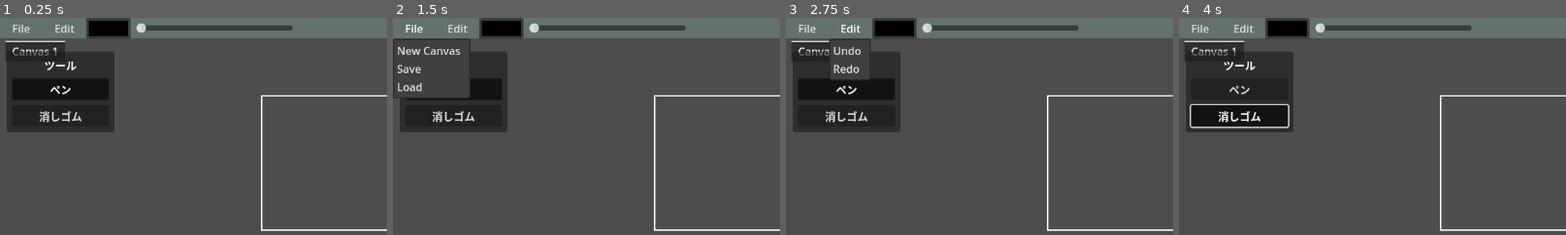
Above: before the commit, frames 1-4 (left to right).
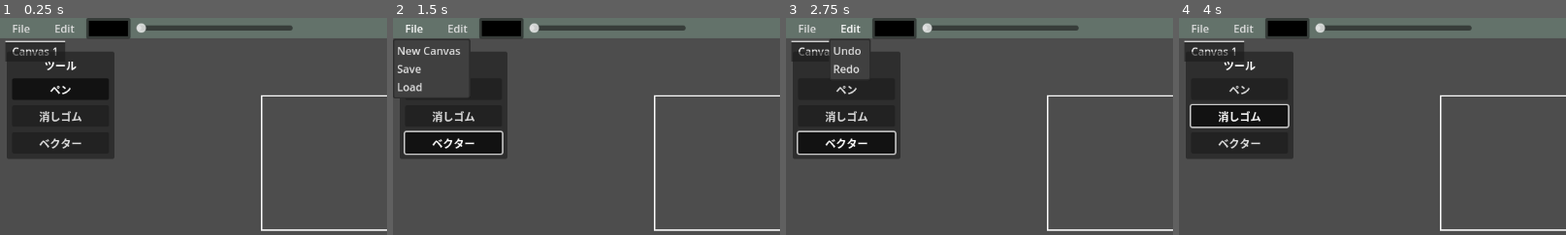
Above: after the commit, the same moments.

Repository: UnchiBurio/peintosoftGodot
Game: Godot game, scene res://Main.tscn
Two runs of this game, one before a commit and one after it. Both use one fixed random seed, a clock stepped at 60 frames per second and the inputs below.
Inputs (mouse positions are % of the whole screen's width and height, from its top left):
- Up to frame 1 (0.25 s): no input
- Up to frame 2 (1.5 s): click (8, 29) at 0.5 s, where only the run after the commit has a clickable "ベクター"; click "File" at 1.25 s
- Up to frame 3 (2.75 s): click "Edit" at 2 s
- Up to frame 4 (4 s): click "ペン" at 2.75 s; click "消しゴム" at 3.5 s
The pictures show only the part of the screen within x 0-50%, y 0-50%; the shares and areas given below are measured in that part.

The runs differ from the first frame. In frame 1, 3.3% of the frame differs, in the area x 1-30%, y 52-65%; in frame 2, 3.4%; in frame 3, 3.4%, in the area x 1-30%, y 31-65%; in frame 4, 3.3%.

Commit message:
Add vector drawing tool

Diff:
--- a/Main.gd
+++ b/Main.gd
@@ -10,6 +10,7 @@
 @onready var layer_manager = $VBoxContainer/LayerManagerScene
 @onready var brush_button: Button = $ToolWindow/MarginContainer/VBoxContainer/BrushButton
 @onready var eraser_button: Button = $ToolWindow/MarginContainer/VBoxContainer/EraserButton
+@onready var vector_button: Button = $ToolWindow/MarginContainer/VBoxContainer/VectorButton
 
 var active_paint_canvas: Node2D = null
 
@@ -20,7 +21,7 @@
 var canvas_counter := 0  # 新規キャンバスの連番用
 
 # ツールの状態
-enum Tool {BRUSH, ERASER}
+enum Tool {BRUSH, ERASER, VECTOR}
 var current_tool = Tool.BRUSH
 var tool_button_group: ButtonGroup
 
@@ -222,33 +223,40 @@
 func _on_eraser_button_pressed():
 	_set_tool(Tool.ERASER)
 
+func _on_vector_button_pressed():
+	_set_tool(Tool.VECTOR)
+
 func _set_tool(tool: Tool):
+	if current_tool == Tool.VECTOR and tool != Tool.VECTOR and active_paint_canvas and active_paint_canvas.has_method("cancel_vector_path"):
+		active_paint_canvas.cancel_vector_path()
 	current_tool = tool
 	_update_tool_buttons()
 
 func _setup_tool_buttons():
-	if !brush_button or !eraser_button:
+	if !brush_button or !eraser_button or !vector_button:
 		return
 
 	if brush_button.button_group:
 		tool_button_group = brush_button.button_group
 	elif eraser_button.button_group:
 		tool_button_group = eraser_button.button_group
+	elif vector_button.button_group:
+		tool_button_group = vector_button.button_group
 	else:
 		tool_button_group = ButtonGroup.new()
 
-	brush_button.toggle_mode = true
-	eraser_button.toggle_mode = true
-	brush_button.button_group = tool_button_group
-	eraser_button.button_group = tool_button_group
+	for button in [brush_button, eraser_button, vector_button]:
+		button.toggle_mode = true
+		button.button_group = tool_button_group
 	_update_tool_buttons()
 
 func _update_tool_buttons():
-	if !brush_button or !eraser_button:
+	if !brush_button or !eraser_button or !vector_button:
 		return
 
 	brush_button.button_pressed = current_tool == Tool.BRUSH
 	eraser_button.button_pressed = current_tool == Tool.ERASER
+	vector_button.button_pressed = current_tool == Tool.VECTOR
 
 func _on_canvas_updated():
 	if show_navigator:
--- a/Main.tscn
+++ b/Main.tscn
@@ -126,6 +126,13 @@
 button_group = SubResource("ButtonGroup_blarn")
 text = "消しゴム"
 
+[node name="VectorButton" type="Button" parent="ToolWindow/MarginContainer/VBoxContainer"]
+layout_mode = 2
+size_flags_horizontal = 3
+toggle_mode = true
+button_group = SubResource("ButtonGroup_blarn")
+text = "ベクター"
+
 [node name="NavigatorViewport" type="SubViewport" parent="."]
 size = Vector2i(200, 200)
 render_target_update_mode = 4
@@ -141,5 +148,6 @@
 
 [connection signal="pressed" from="ToolWindow/MarginContainer/VBoxContainer/BrushButton" to="." method="_on_brush_button_pressed"]
 [connection signal="pressed" from="ToolWindow/MarginContainer/VBoxContainer/EraserButton" to="." method="_on_eraser_button_pressed"]
+[connection signal="pressed" from="ToolWindow/MarginContainer/VBoxContainer/VectorButton" to="." method="_on_vector_button_pressed"]
 [connection signal="color_changed" from="ColorPickerButton" to="." method="_on_color_picker_color_changed"]
 [connection signal="value_changed" from="HSlider" to="." method="_on_h_slider_value_changed"]
--- a/canvas/CanvasDraw.gd
+++ b/canvas/CanvasDraw.gd
@@ -23,6 +23,16 @@
 	var current_time = Time.get_ticks_msec()
 	var main = paint_canvas.get_tree().root.get_node("Main")
 
+	# ベクターツールのプレビュー描画
+	if paint_canvas.is_drawing_vector and paint_canvas.vector_points.size() > 0:
+		var preview_color = Main.stroke_color
+		var points = paint_canvas.vector_points
+		for i in range(1, points.size()):
+			paint_canvas.draw_line(points[i - 1], points[i], preview_color, Main.stroke_width)
+		if paint_canvas._is_position_in_canvas(paint_canvas.last_input_position):
+			paint_canvas.draw_line(points[-1], paint_canvas.last_input_position, preview_color.lightened(0.2), Main.stroke_width)
+		for point in points:
+			paint_canvas.draw_circle(point, 4.0, preview_color)
 
 	# プレビュー線が表示されている場合のみストロークガイドを描画
 	if paint_canvas.show_preview_line and show_stroke_guide and is_guide_active and paint_canvas.is_drawing:
--- a/canvas/CanvasInput.gd
+++ b/canvas/CanvasInput.gd
@@ -39,6 +39,8 @@
 		paint_canvas.last_input_position = last_input_position
 		var local_pos = paint_canvas.to_local(event.position)
 
+		if paint_canvas.is_drawing_vector:
+			paint_canvas.queue_redraw()
 
 		if paint_canvas.canvas_resize.is_resizing:
 			paint_canvas._update_resize(event.position)
@@ -81,6 +83,20 @@
 		var local_pos = paint_canvas.to_local(event.position)
 
 		if event is InputEventMouseButton:
+			if main.current_tool == Main.Tool.VECTOR:
+				match event.button_index:
+					MOUSE_BUTTON_LEFT:
+						if event.pressed and paint_canvas.is_valid_draw_position(local_pos):
+							paint_canvas.add_vector_point(local_pos, Input.is_key_pressed(KEY_SHIFT))
+							paint_canvas.get_viewport().set_input_as_handled()
+						elif not event.pressed:
+							paint_canvas.get_viewport().set_input_as_handled()
+						return
+					MOUSE_BUTTON_RIGHT:
+						if event.pressed:
+							paint_canvas.finish_vector_path()
+						paint_canvas.get_viewport().set_input_as_handled()
+						return
 			match event.button_index:
 				MOUSE_BUTTON_RIGHT:
 					if paint_canvas.show_preview_line:
--- a/canvas/PaintCanvas.gd
+++ b/canvas/PaintCanvas.gd
@@ -76,6 +76,10 @@
 var canvas_move: CanvasMove
 var canvas_layer: PaintCanvasLayer
 var canvas_preview: CanvasPreview
+
+# ベクターツール関連
+var vector_points: PackedVector2Array = PackedVector2Array()
+var is_drawing_vector: bool = false
 
 # 点の性質を表す列挙型
 enum PointProperty {
@@ -369,6 +373,42 @@
 	# ローカル座標でのキャンバス範囲チェック
 	var local_rect = Rect2(Vector2.ZERO, canvas_size)
 	return local_rect.has_point(position)
+
+func start_vector_path(start_pos: Vector2) -> void:
+	vector_points.clear()
+	is_drawing_vector = true
+	vector_points.append(start_pos)
+	queue_redraw()
+
+func add_vector_point(point: Vector2, snap_axis: bool) -> void:
+	if vector_points.is_empty():
+		start_vector_path(point)
+		return
+	var last = vector_points[-1]
+	if snap_axis:
+		var delta = point - last
+		if abs(delta.x) > abs(delta.y):
+			point.y = last.y
+		elif abs(delta.y) > abs(delta.x):
+			point.x = last.x
+	vector_points.append(point)
+	queue_redraw()
+
+func finish_vector_path() -> void:
+	if vector_points.size() < 2:
+		cancel_vector_path()
+		return
+	start_stroke_recording()
+	for i in range(1, vector_points.size()):
+		commit_line(vector_points[i - 1], vector_points[i], Main.stroke_color, Main.stroke_width)
+	finish_stroke_recording()
+	cancel_vector_path()
+	queue_redraw()
+
+func cancel_vector_path() -> void:
+	vector_points.clear()
+	is_drawing_vector = false
+	queue_redraw()
 
 func commit_rect(rect: Rect2, color: Color, filled: bool = false, width: float = 1.0) -> void:
 	# まず影響を受けるチャンクを特定します
